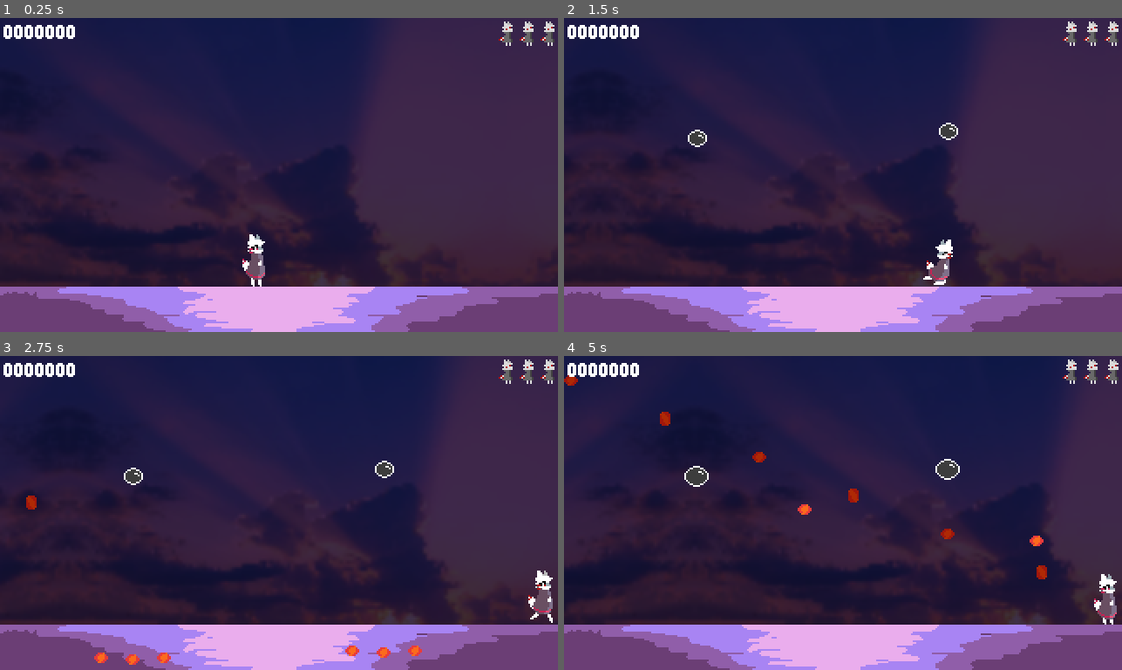
Above: before the commit, frames 1-4 (two rows, left to right).
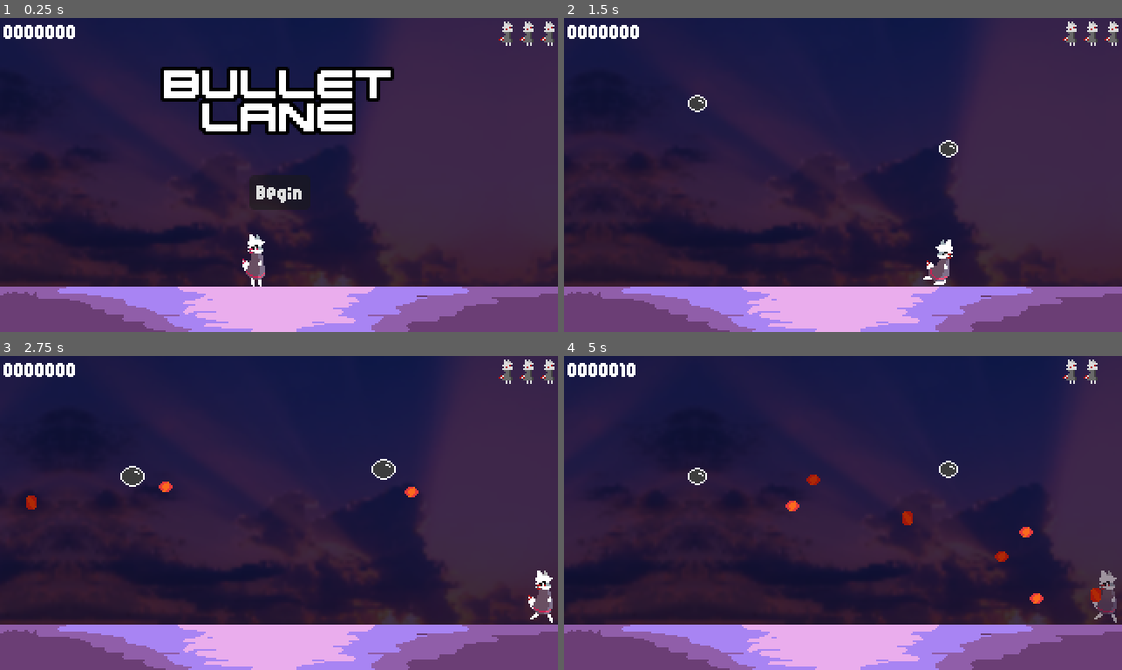
Above: after the commit, the same moments.

Repository: RaineXael/BulletLane
Game: Godot game, scene res://master_scene.tscn
Two runs of this game, one before a commit and one after it. Both use one fixed random seed, a clock stepped at 60 frames per second and the inputs below.
Inputs (mouse positions are in pixels of both pictures, inside the frame that each line leads up to):
- Up to frame 1 (0.25 s): no input
- Up to frame 2 (1.5 s): click (843, 193) at 0.5 s, where only the run after the commit has a clickable "Begin"; move the mouse to (965, 159) at 1.27 s; hold D (right) from 1.28 s (still down); hold Right mouse button (dodge) from 1.28 s (still down)
- Up to frame 3 (2.75 s): keep holding D (right); move the mouse to (167, 528) at 2.02 s; release Right mouse button (dodge) at 2.03 s; click (167, 528) at 2.1 s
- Up to frame 4 (5 s): move the mouse to (898, 443) at 2.77 s; release D (right) at 2.78 s; hold A (left) 2.78-3.53 s; hold Shift (focus) 2.78-3.53 s; move the mouse to (815, 575) at 3.52 s; hold D (right) from 3.53 s (still down); right-click (815, 575) at 3.6 s; move the mouse to (1010, 560) at 4.27 s; press the mouse at (1010, 560) at 4.28 s

The runs differ from the first frame. In frame 1, 6.3% of the frame differs, in the area x 28-71%, y 15-59%; in frame 2, 0.6%; in frame 3, 0.8%; in frame 4, 1.9%.

Commit message:
is this the end?

Diff:
--- a/master_scene.tscn
+++ b/master_scene.tscn
@@ -7,9 +7,16 @@
 [ext_resource type="Script" uid="uid://dx0uhybppoymy" path="res://backrorund_paralax.gd" id="6_w1x0q"]
 [ext_resource type="Script" uid="uid://cb5hmuf3hcdds" path="res://scripts/WaveManager.gd" id="7_2wh00"]
 [ext_resource type="AudioStream" uid="uid://om60ce354pgm" path="res://audio/mus/game.mp3" id="7_8rkql"]
+[ext_resource type="Theme" uid="uid://7wukkdrkkgag" path="res://new_theme.tres" id="8_3mwqb"]
+[ext_resource type="FontFile" uid="uid://dk4jvlj24ktsa" path="res://fonts/04B_20__.TTF" id="9_fi4g7"]
 
 [sub_resource type="RectangleShape2D" id="RectangleShape2D_40lka"]
 size = Vector2(23, 352)
+
+[sub_resource type="LabelSettings" id="LabelSettings_dovq5"]
+font = ExtResource("9_fi4g7")
+outline_size = 8
+outline_color = Color(0, 0, 0, 1)
 
 [node name="master_scene" type="Node2D"]
 script = ExtResource("1_8rkql")
@@ -45,7 +52,6 @@
 [node name="mus" type="AudioStreamPlayer" parent="."]
 stream = ExtResource("7_8rkql")
 volume_db = -13.386
-autoplay = true
 
 [node name="Parallax2D" type="Parallax2D" parent="."]
 scroll_scale = Vector2(1, 0)
@@ -64,3 +70,48 @@
 script = ExtResource("7_2wh00")
 waves = Array[String](["res://prefabs/Waves/wave1.tscn", "res://prefabs/Waves/wave2.tscn", "res://prefabs/Waves/wave3.tscn", "res://prefabs/Waves/wave4.tscn"])
 metadata/_custom_type_script = "uid://cb5hmuf3hcdds"
+
+[node name="CanvasLayer" type="CanvasLayer" parent="."]
+
+[node name="Control" type="Control" parent="CanvasLayer"]
+layout_mode = 3
+anchors_preset = 15
+anchor_right = 1.0
+anchor_bottom = 1.0
+grow_horizontal = 2
+grow_vertical = 2
+theme = ExtResource("8_3mwqb")
+
+[node name="Button" type="Button" parent="CanvasLayer/Control"]
+layout_mode = 1
+anchors_preset = 8
+anchor_left = 0.5
+anchor_top = 0.5
+anchor_right = 0.5
+anchor_bottom = 0.5
+offset_left = -17.5
+offset_right = 17.5
+offset_bottom = 20.0
+grow_horizontal = 2
+grow_vertical = 2
+text = "Begin"
+
+[node name="Label" type="Label" parent="CanvasLayer/Control"]
+layout_mode = 1
+anchors_preset = 8
+anchor_left = 0.5
+anchor_top = 0.5
+anchor_right = 0.5
+anchor_bottom = 0.5
+offset_left = -66.0
+offset_top = -60.0
+offset_right = 66.0
+offset_bottom = -25.0
+grow_horizontal = 2
+grow_vertical = 2
+text = "BULLET
+LANE"
+label_settings = SubResource("LabelSettings_dovq5")
+horizontal_alignment = 1
+
+[connection signal="pressed" from="CanvasLayer/Control/Button" to="WaveManager" method="_on_button_pressed"]
--- /dev/null
+++ b/prefabs/AttackPatternManagers/apm_bubl.tscn
@@ -0,0 +1,39 @@
+[gd_scene load_steps=4 format=3 uid="uid://4lvqds7d678v"]
+
+[ext_resource type="Script" uid="uid://5dy0xyr5llae" path="res://scripts/AttackPatternManager.gd" id="1_eutf8"]
+[ext_resource type="Script" uid="uid://teyuofvdnxxw" path="res://scripts/AttackPattern.gd" id="2_nq1be"]
+[ext_resource type="Script" uid="uid://dnytoepu7kk64" path="res://scripts/Attacks/HomingBulletAttack.gd" id="4_rhrcg"]
+
+[node name="AttackPatternManager" type="Node"]
+script = ExtResource("1_eutf8")
+metadata/_custom_type_script = "uid://5dy0xyr5llae"
+
+[node name="AttackPattern" type="Node" parent="."]
+script = ExtResource("2_nq1be")
+loop_count = 5
+metadata/_custom_type_script = "uid://teyuofvdnxxw"
+
+[node name="HomingBulletAttack2" type="Node" parent="AttackPattern"]
+script = ExtResource("4_rhrcg")
+metadata/_custom_type_script = "uid://dnytoepu7kk64"
+
+[node name="AttackPattern2" type="Node" parent="."]
+script = ExtResource("2_nq1be")
+time_until_next_attack = 0.6
+metadata/_custom_type_script = "uid://teyuofvdnxxw"
+
+[node name="HomingBulletAttack3" type="Node" parent="AttackPattern2"]
+script = ExtResource("4_rhrcg")
+metadata/_custom_type_script = "uid://dnytoepu7kk64"
+
+[node name="HomingBulletAttack4" type="Node" parent="AttackPattern2"]
+script = ExtResource("4_rhrcg")
+angle_deviance = -10.0
+speed = 130.0
+metadata/_custom_type_script = "uid://dnytoepu7kk64"
+
+[node name="HomingBulletAttack5" type="Node" parent="AttackPattern2"]
+script = ExtResource("4_rhrcg")
+angle_deviance = 10.0
+speed = 130.0
+metadata/_custom_type_script = "uid://dnytoepu7kk64"
--- /dev/null
+++ b/prefabs/AttackPatternManagers/apm_heck.tscn
@@ -0,0 +1,53 @@
+[gd_scene load_steps=5 format=3 uid="uid://8518ageh51ts"]
+
+[ext_resource type="Script" uid="uid://5dy0xyr5llae" path="res://scripts/AttackPatternManager.gd" id="1_e56t3"]
+[ext_resource type="Script" uid="uid://teyuofvdnxxw" path="res://scripts/AttackPattern.gd" id="2_wxoaq"]
+[ext_resource type="Script" uid="uid://dt7gmivq44k88" path="res://scripts/Attacks/RegularBulletAttack.gd" id="3_dq3d4"]
+[ext_resource type="Script" uid="uid://dnytoepu7kk64" path="res://scripts/Attacks/HomingBulletAttack.gd" id="4_u5nh2"]
+
+[node name="AttackPatternManager" type="Node"]
+script = ExtResource("1_e56t3")
+metadata/_custom_type_script = "uid://5dy0xyr5llae"
+
+[node name="AttackPattern" type="Node" parent="."]
+script = ExtResource("2_wxoaq")
+time_until_next_attack = 0.8
+metadata/_custom_type_script = "uid://teyuofvdnxxw"
+
+[node name="RegularBulletAttack" type="Node" parent="AttackPattern"]
+script = ExtResource("3_dq3d4")
+angle = 80.0
+metadata/_custom_type_script = "uid://dt7gmivq44k88"
+
+[node name="RegularBulletAttack2" type="Node" parent="AttackPattern"]
+script = ExtResource("3_dq3d4")
+angle = 90.0
+metadata/_custom_type_script = "uid://dt7gmivq44k88"
+
+[node name="RegularBulletAttack3" type="Node" parent="AttackPattern"]
+script = ExtResource("3_dq3d4")
+angle = 100.0
+metadata/_custom_type_script = "uid://dt7gmivq44k88"
+
+[node name="AttackPattern2" type="Node" parent="."]
+script = ExtResource("2_wxoaq")
+time_until_next_attack = 0.1
+metadata/_custom_type_script = "uid://teyuofvdnxxw"
+
+[node name="HomingBulletAttack2" type="Node" parent="AttackPattern2"]
+script = ExtResource("4_u5nh2")
+metadata/_custom_type_script = "uid://dnytoepu7kk64"
+
+[node name="AttackPattern3" type="Node" parent="."]
+script = ExtResource("2_wxoaq")
+metadata/_custom_type_script = "uid://teyuofvdnxxw"
+
+[node name="HomingBulletAttack" type="Node" parent="AttackPattern3"]
+script = ExtResource("4_u5nh2")
+angle_deviance = 10.0
+metadata/_custom_type_script = "uid://dnytoepu7kk64"
+
+[node name="HomingBulletAttack3" type="Node" parent="AttackPattern3"]
+script = ExtResource("4_u5nh2")
+angle_deviance = -10.0
+metadata/_custom_type_script = "uid://dnytoepu7kk64"
--- a/prefabs/AttackPatternManagers/apm_test.tscn
+++ b/prefabs/AttackPatternManagers/apm_test.tscn
@@ -1,24 +1,21 @@
-[gd_scene load_steps=5 format=3 uid="uid://bwvu26td23io0"]
+[gd_scene load_steps=4 format=3 uid="uid://bwvu26td23io0"]
 
 [ext_resource type="Script" uid="uid://5dy0xyr5llae" path="res://scripts/AttackPatternManager.gd" id="1_hgref"]
 [ext_resource type="Script" uid="uid://teyuofvdnxxw" path="res://scripts/AttackPattern.gd" id="2_sppra"]
 [ext_resource type="Script" uid="uid://dt7gmivq44k88" path="res://scripts/Attacks/RegularBulletAttack.gd" id="3_42enw"]
-[ext_resource type="Script" uid="uid://dnytoepu7kk64" path="res://scripts/Attacks/HomingBulletAttack.gd" id="4_m677d"]
 
-[node name="AttackPatternManager" type="Node" node_paths=PackedStringArray("parent_node")]
+[node name="AttackPatternManager" type="Node"]
 script = ExtResource("1_hgref")
-parent_node = NodePath("")
 metadata/_custom_type_script = "uid://5dy0xyr5llae"
 
 [node name="AttackPattern" type="Node" parent="."]
 script = ExtResource("2_sppra")
 time_until_next_attack = 0.8
-loop_count = 3
 metadata/_custom_type_script = "uid://teyuofvdnxxw"
 
 [node name="RegularBulletAttack" type="Node" parent="AttackPattern"]
 script = ExtResource("3_42enw")
-angle = 80.0
+angle = 45.0
 metadata/_custom_type_script = "uid://dt7gmivq44k88"
 
 [node name="RegularBulletAttack2" type="Node" parent="AttackPattern"]
@@ -26,9 +23,34 @@
 angle = 90.0
 metadata/_custom_type_script = "uid://dt7gmivq44k88"
 
+[node name="RegularBulletAttack4" type="Node" parent="AttackPattern"]
+script = ExtResource("3_42enw")
+angle = 135.0
+metadata/_custom_type_script = "uid://dt7gmivq44k88"
+
+[node name="RegularBulletAttack5" type="Node" parent="AttackPattern"]
+script = ExtResource("3_42enw")
+angle = 180.0
+metadata/_custom_type_script = "uid://dt7gmivq44k88"
+
+[node name="RegularBulletAttack6" type="Node" parent="AttackPattern"]
+script = ExtResource("3_42enw")
+angle = 225.0
+metadata/_custom_type_script = "uid://dt7gmivq44k88"
+
+[node name="RegularBulletAttack7" type="Node" parent="AttackPattern"]
+script = ExtResource("3_42enw")
+angle = 271.0
+metadata/_custom_type_script = "uid://dt7gmivq44k88"
+
+[node name="RegularBulletAttack8" type="Node" parent="AttackPattern"]
+script = ExtResource("3_42enw")
+angle = 45.0
+metadata/_custom_type_script = "uid://dt7gmivq44k88"
+
 [node name="RegularBulletAttack3" type="Node" parent="AttackPattern"]
 script = ExtResource("3_42enw")
-angle = 100.0
+angle = 316.0
 metadata/_custom_type_script = "uid://dt7gmivq44k88"
 
 [node name="AttackPattern2" type="Node" parent="."]
@@ -36,20 +58,42 @@
 time_until_next_attack = 0.1
 metadata/_custom_type_script = "uid://teyuofvdnxxw"
 
-[node name="HomingBulletAttack2" type="Node" parent="AttackPattern2"]
-script = ExtResource("4_m677d")
-metadata/_custom_type_script = "uid://dnytoepu7kk64"
+[node name="RegularBulletAttack" type="Node" parent="AttackPattern2"]
+script = ExtResource("3_42enw")
+angle = 60.0
+metadata/_custom_type_script = "uid://dt7gmivq44k88"
 
-[node name="AttackPattern3" type="Node" parent="."]
-script = ExtResource("2_sppra")
-metadata/_custom_type_script = "uid://teyuofvdnxxw"
+[node name="RegularBulletAttack2" type="Node" parent="AttackPattern2"]
+script = ExtResource("3_42enw")
+angle = 105.0
+metadata/_custom_type_script = "uid://dt7gmivq44k88"
 
-[node name="HomingBulletAttack" type="Node" parent="AttackPattern3"]
-script = ExtResource("4_m677d")
-angle_deviance = 10.0
-metadata/_custom_type_script = "uid://dnytoepu7kk64"
+[node name="RegularBulletAttack4" type="Node" parent="AttackPattern2"]
+script = ExtResource("3_42enw")
+angle = 150.0
+metadata/_custom_type_script = "uid://dt7gmivq44k88"
 
-[node name="HomingBulletAttack3" type="Node" parent="AttackPattern3"]
-script = ExtResource("4_m677d")
-angle_deviance = -10.0
-metadata/_custom_type_script = "uid://dnytoepu7kk64"
+[node name="RegularBulletAttack5" type="Node" parent="AttackPattern2"]
+script = ExtResource("3_42enw")
+angle = 195.0
+metadata/_custom_type_script = "uid://dt7gmivq44k88"
+
+[node name="RegularBulletAttack6" type="Node" parent="AttackPattern2"]
+script = ExtResource("3_42enw")
+angle = 225.0
+metadata/_custom_type_script = "uid://dt7gmivq44k88"
+
+[node name="RegularBulletAttack7" type="Node" parent="AttackPattern2"]
+script = ExtResource("3_42enw")
+angle = 286.0
+metadata/_custom_type_script = "uid://dt7gmivq44k88"
+
+[node name="RegularBulletAttack8" type="Node" parent="AttackPattern2"]
+script = ExtResource("3_42enw")
+angle = 60.0
+metadata/_custom_type_script = "uid://dt7gmivq44k88"
+
+[node name="RegularBulletAttack3" type="Node" parent="AttackPattern2"]
+script = ExtResource("3_42enw")
+angle = 331.0
+metadata/_custom_type_script = "uid://dt7gmivq44k88"
--- /dev/null
+++ b/prefabs/Waves/wave5.tscn
@@ -0,0 +1,20 @@
+[gd_scene load_steps=3 format=3 uid="uid://cf10ai2q76ivk"]
+
+[ext_resource type="Script" uid="uid://bulsyd8xio0e5" path="res://scripts/Wave.gd" id="1_ajasd"]
+[ext_resource type="PackedScene" uid="uid://cplptgt0lpi6k" path="res://prefabs/enemies/enemy.tscn" id="2_lhctg"]
+
+[node name="Wave" type="Node2D"]
+script = ExtResource("1_ajasd")
+metadata/_custom_type_script = "uid://bulsyd8xio0e5"
+
+[node name="Enemy" parent="." instance=ExtResource("2_lhctg")]
+position = Vector2(73, 33)
+
+[node name="Enemy2" parent="." instance=ExtResource("2_lhctg")]
+position = Vector2(221, 29)
+
+[node name="Enemy3" parent="." instance=ExtResource("2_lhctg")]
+position = Vector2(181, 53)
+
+[node name="Enemy4" parent="." instance=ExtResource("2_lhctg")]
+position = Vector2(118, 56)
--- /dev/null
+++ b/prefabs/Waves/wave6.tscn
@@ -0,0 +1,11 @@
+[gd_scene load_steps=3 format=3 uid="uid://bh13veui15l16"]
+
+[ext_resource type="Script" uid="uid://bulsyd8xio0e5" path="res://scripts/Wave.gd" id="1_hde6e"]
+[ext_resource type="PackedScene" uid="uid://b6q1kof2u3j4m" path="res://prefabs/enemies/redbee.tscn" id="2_hde6e"]
+
+[node name="Wave" type="Node2D"]
+script = ExtResource("1_hde6e")
+metadata/_custom_type_script = "uid://bulsyd8xio0e5"
+
+[node name="Enemy" parent="." instance=ExtResource("2_hde6e")]
+position = Vector2(156, 28)
--- /dev/null
+++ b/prefabs/Waves/wave7.tscn
@@ -0,0 +1,24 @@
+[gd_scene load_steps=4 format=3 uid="uid://j17s7r7k0hpg"]
+
+[ext_resource type="Script" uid="uid://bulsyd8xio0e5" path="res://scripts/Wave.gd" id="1_ynwvu"]
+[ext_resource type="PackedScene" uid="uid://cplptgt0lpi6k" path="res://prefabs/enemies/enemy.tscn" id="2_xysdc"]
+[ext_resource type="PackedScene" uid="uid://b6q1kof2u3j4m" path="res://prefabs/enemies/redbee.tscn" id="3_xysdc"]
+
+[node name="Wave" type="Node2D"]
+script = ExtResource("1_ynwvu")
+metadata/_custom_type_script = "uid://bulsyd8xio0e5"
+
+[node name="Enemy" parent="." instance=ExtResource("2_xysdc")]
+position = Vector2(73, 33)
+
+[node name="Enemy2" parent="." instance=ExtResource("2_xysdc")]
+position = Vector2(221, 29)
+
+[node name="Enemy3" parent="." instance=ExtResource("2_xysdc")]
+position = Vector2(181, 53)
+
+[node name="Enemy4" parent="." instance=ExtResource("2_xysdc")]
+position = Vector2(118, 56)
+
+[node name="Enemy5" parent="." instance=ExtResource("3_xysdc")]
+position = Vector2(156, 28)
--- /dev/null
+++ b/prefabs/Waves/wave8.tscn
@@ -0,0 +1,18 @@
+[gd_scene load_steps=4 format=3 uid="uid://bjq88kwb4y572"]
+
+[ext_resource type="Script" uid="uid://bulsyd8xio0e5" path="res://scripts/Wave.gd" id="1_ho4yf"]
+[ext_resource type="PackedScene" uid="uid://cplptgt0lpi6k" path="res://prefabs/enemies/enemy.tscn" id="2_b6dyh"]
+[ext_resource type="PackedScene" uid="uid://b6q1kof2u3j4m" path="res://prefabs/enemies/redbee.tscn" id="3_b6dyh"]
+
+[node name="Wave" type="Node2D"]
+script = ExtResource("1_ho4yf")
+metadata/_custom_type_script = "uid://bulsyd8xio0e5"
+
+[node name="Enemy" parent="." instance=ExtResource("2_b6dyh")]
+position = Vector2(73, 33)
+
+[node name="Enemy2" parent="." instance=ExtResource("2_b6dyh")]
+position = Vector2(221, 29)
+
+[node name="Enemy3" parent="." instance=ExtResource("3_b6dyh")]
+position = Vector2(141, 53)
--- a/prefabs/enemies/bubbleenemy.tscn
+++ b/prefabs/enemies/bubbleenemy.tscn
@@ -3,6 +3,7 @@
 [ext_resource type="PackedScene" uid="uid://cplptgt0lpi6k" path="res://prefabs/enemies/enemy.tscn" id="1_83rri"]
 
 [node name="Enemy" instance=ExtResource("1_83rri")]
+pattern_manager_prefab = "uid://4lvqds7d678v"
 health = 2.0
 anim_type = "bubble"
 point_worth = 75
--- a/prefabs/enemies/enemy.gd
+++ b/prefabs/enemies/enemy.gd
@@ -10,7 +10,9 @@
 
 @export_enum('bee','bubble') var anim_type = 'bee'
 
-
+@onready var kill_sfx = $KillSFX
+@export var bee_src:AudioStream
+@export var bubble_src:AudioStream
 var original_pos
 var spawned = false
 
@@ -72,6 +74,11 @@
 		on_kill()
 
 func on_kill():
+	if anim_type == 'bee':
+		kill_sfx.stream = bee_src
+	elif anim_type == 'bubble':
+		kill_sfx.stream = bubble_src
+	kill_sfx.play()
 	player.add_score(point_worth)
 	active = false
 	var a = Timer.new()
--- a/prefabs/enemies/enemy.tscn
+++ b/prefabs/enemies/enemy.tscn
@@ -1,8 +1,10 @@
-[gd_scene load_steps=19 format=3 uid="uid://cplptgt0lpi6k"]
+[gd_scene load_steps=21 format=3 uid="uid://cplptgt0lpi6k"]
 
 [ext_resource type="Script" uid="uid://8ua42dr3lhmk" path="res://prefabs/enemies/enemy.gd" id="1_n33bj"]
+[ext_resource type="AudioStream" uid="uid://dqkgti75018gh" path="res://audio/kill_enemy.wav" id="2_8w3ar"]
 [ext_resource type="Texture2D" uid="uid://dwsc1y7xier34" path="res://sprites/bubble.png" id="2_a5max"]
 [ext_resource type="Texture2D" uid="uid://koqet0khli1x" path="res://sprites/beeeeeee.png" id="2_n33bj"]
+[ext_resource type="AudioStream" uid="uid://bm1eylkkksqq4" path="res://audio/bubble_pop.wav" id="3_1n3j4"]
 [ext_resource type="Texture2D" uid="uid://biogqw3cxt0wy" path="res://sprites/explosion.png" id="3_5d20e"]
 
 [sub_resource type="AtlasTexture" id="AtlasTexture_ao2et"]
@@ -133,6 +135,8 @@
 [node name="Enemy" type="Node2D"]
 script = ExtResource("1_n33bj")
 pattern_manager_prefab = "uid://bwvu26td23io0"
+bee_src = ExtResource("2_8w3ar")
+bubble_src = ExtResource("3_1n3j4")
 
 [node name="AnimatedSprite2D" type="AnimatedSprite2D" parent="."]
 sprite_frames = SubResource("SpriteFrames_n33bj")
@@ -146,4 +150,7 @@
 visible = false
 shape = SubResource("RectangleShape2D_n33bj")
 
+[node name="KillSFX" type="AudioStreamPlayer" parent="."]
+volume_db = -9.973
+
 [connection signal="area_entered" from="Hitbox" to="." method="_on_hitbox_area_entered"]
--- /dev/null
+++ b/prefabs/enemies/redbee.tscn
@@ -0,0 +1,9 @@
+[gd_scene load_steps=2 format=3 uid="uid://b6q1kof2u3j4m"]
+
+[ext_resource type="PackedScene" uid="uid://cplptgt0lpi6k" path="res://prefabs/enemies/enemy.tscn" id="1_ld1ed"]
+
+[node name="Enemy" instance=ExtResource("1_ld1ed")]
+pattern_manager_prefab = "uid://8518ageh51ts"
+
+[node name="AnimatedSprite2D" parent="." index="0"]
+self_modulate = Color(1, 0.39094868, 0.511784, 1)
--- a/prefabs/player/player.gd
+++ b/prefabs/player/player.gd
@@ -106,7 +106,9 @@
 func on_hit_with_bullet():
 	if not dodging and not invincibility_timer > 0 and not dead:
 		lives -= 1
-
+		var livechildren = $CanvasLayer/Control/LivesContainer.get_children()
+		if livechildren.size() > 0:
+			livechildren[0].queue_free()
 		hurt_sound.play()
 		stop_time = HIT_STUN
 		anim.play('hurt')
--- a/scripts/WaveManager.gd
+++ b/scripts/WaveManager.gd
@@ -1,5 +1,6 @@
 class_name WaveManager
 extends Node
+@export var starting_wave = 0
 var current_wave_index = 0
 var current_wave_node = null
 var inter_wave_timer:Timer
@@ -12,7 +13,7 @@
 	inter_wave_timer.connect('timeout', begin_game)
 	add_child(inter_wave_timer)
 
-	begin_game()
+	#begin_game()
 
 func begin_game():
 
@@ -24,3 +25,9 @@
 	if current_wave_index > waves.size()-1:
 		current_wave_index = 0
 	inter_wave_timer.start()
+
+
+func _on_button_pressed() -> void:
+	begin_game()
+	$"../CanvasLayer".queue_free()
+	$"../mus".play()
Not shown, added: audio/bubble_pop.wav.import
Not shown, added: audio/kill_enemy.wav.import
Not shown: 1 places in master_scene.tscn that only renumber resources
Not shown, added: audio/bubble_pop.wav
Not shown, added: audio/kill_enemy.wav
